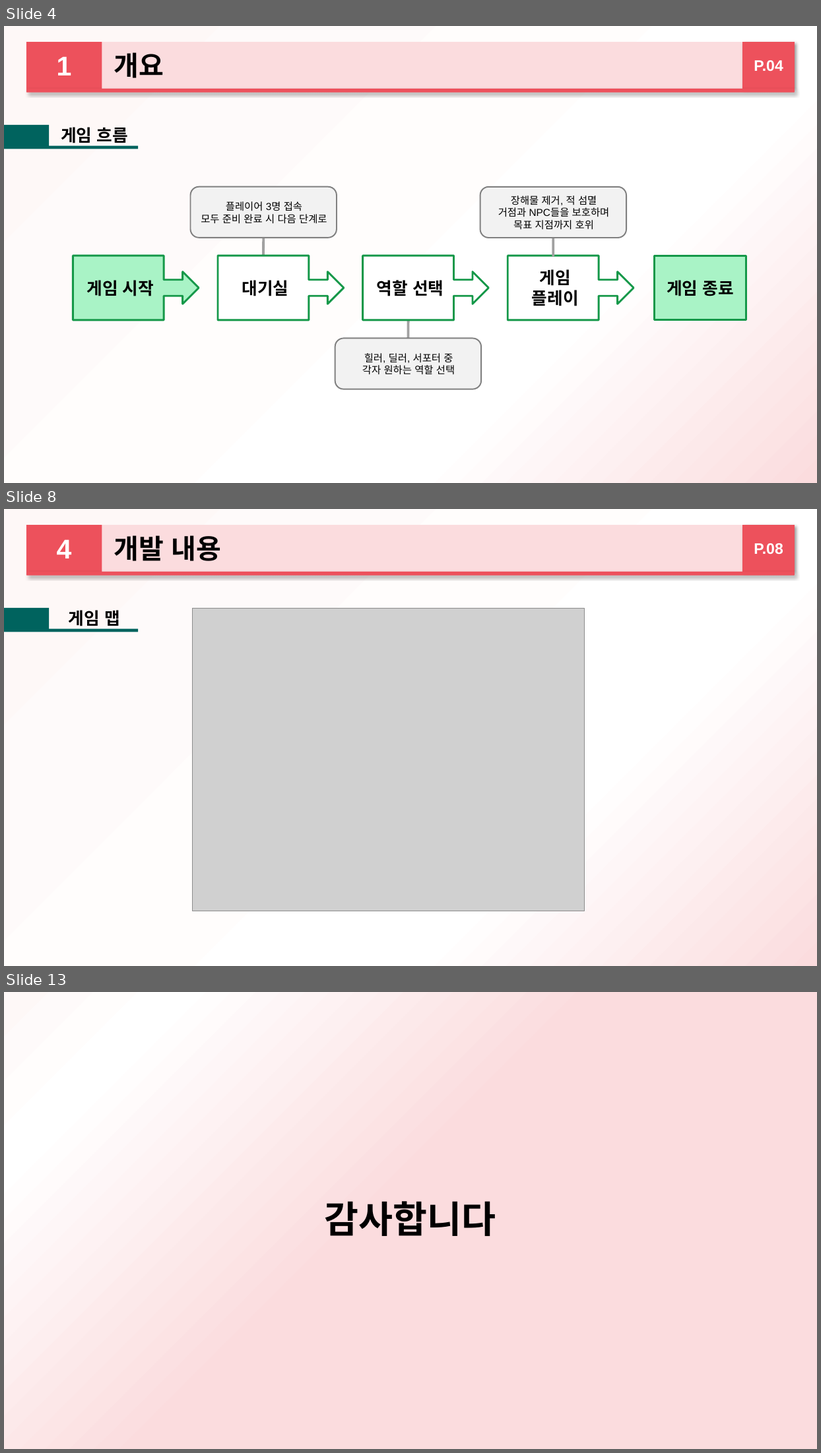
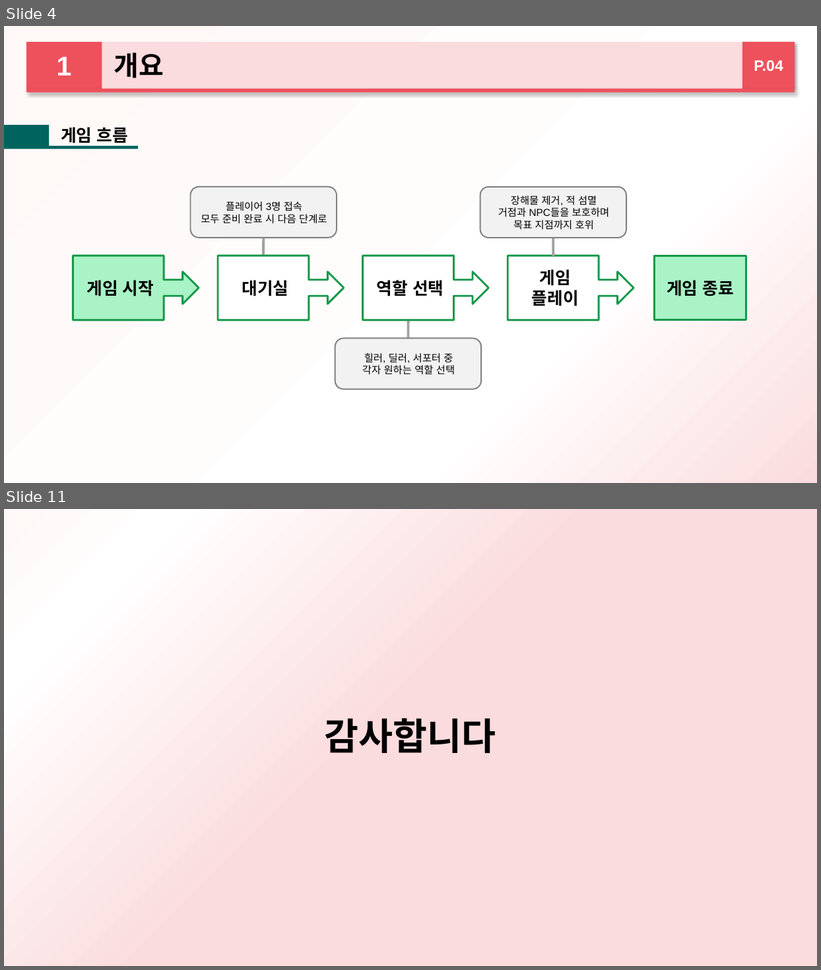
Before and after one commit to 2015184012Bang/KPU_TeamProject, a slide deck: ProjectPlan/중간발표/하트비트_방종혁_장규현_김명규.pptx. Shown one above the other, each under a label of ours: slides 4, 8 and 13 before the commit, slides 4 and 11 after it; the slides between them are not shown. The pictures are 821x1453 and 821x970 pixels, drawn with LibreOffice and Linux fonts; fonts in the diff are those of the drawing; grey boxes stand for pictures. Boxes give left, top, right and bottom in pixels: in the first picture for what was removed or moved away, otherwise in the second. Text is boxed around its words. In the diff, an @@ line names an element or a change of style, - is before the commit and + after.

```diff
--- a/ProjectPlan/중간발표/하트비트_방종혁_장규현_김명규.pptx
+++ b/ProjectPlan/중간발표/하트비트_방종혁_장규현_김명규.pptx
@@ slide 8 removed at (4, 509, 817, 966), background gradient #FEF8F7 to #FFFFFF to #FBDCDE @@
@@ rectangle removed at (26, 525, 102, 572) @@
-4
@@ rectangle removed at (102, 525, 795, 572) @@
-개발 내용
@@ rectangle removed at (743, 525, 795, 572) @@
-P.08
@@ rounded rectangle removed at (26, 572, 795, 576) @@
@@ rectangle removed at (4, 608, 49, 631) @@
@@ text removed at (69, 610, 120, 626) @@
-게임 맵
@@ picture removed at (192, 608, 584, 912) @@
@@ rectangle removed at (4, 629, 138, 632) @@
@@ what was slide 13 is now slide 11 @@
```
Also in this commit, not shown: 8 slides changed, 3 slides added, 2 other slides removed.
